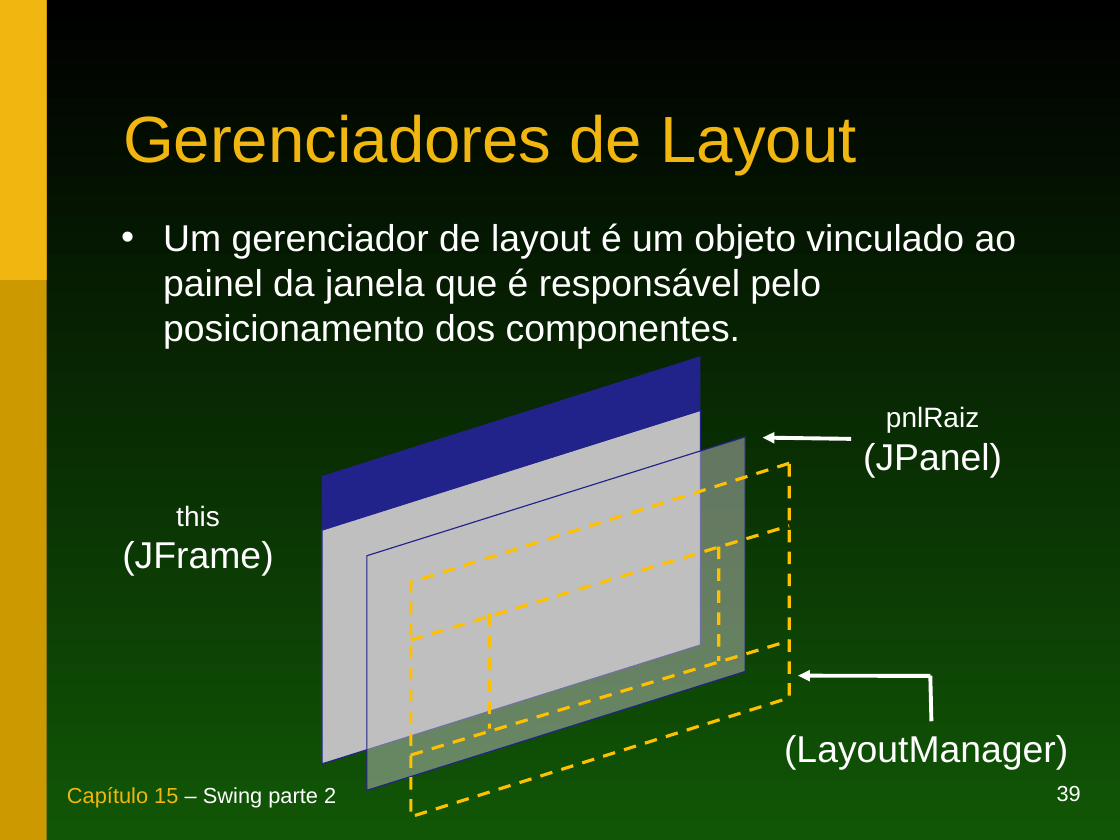
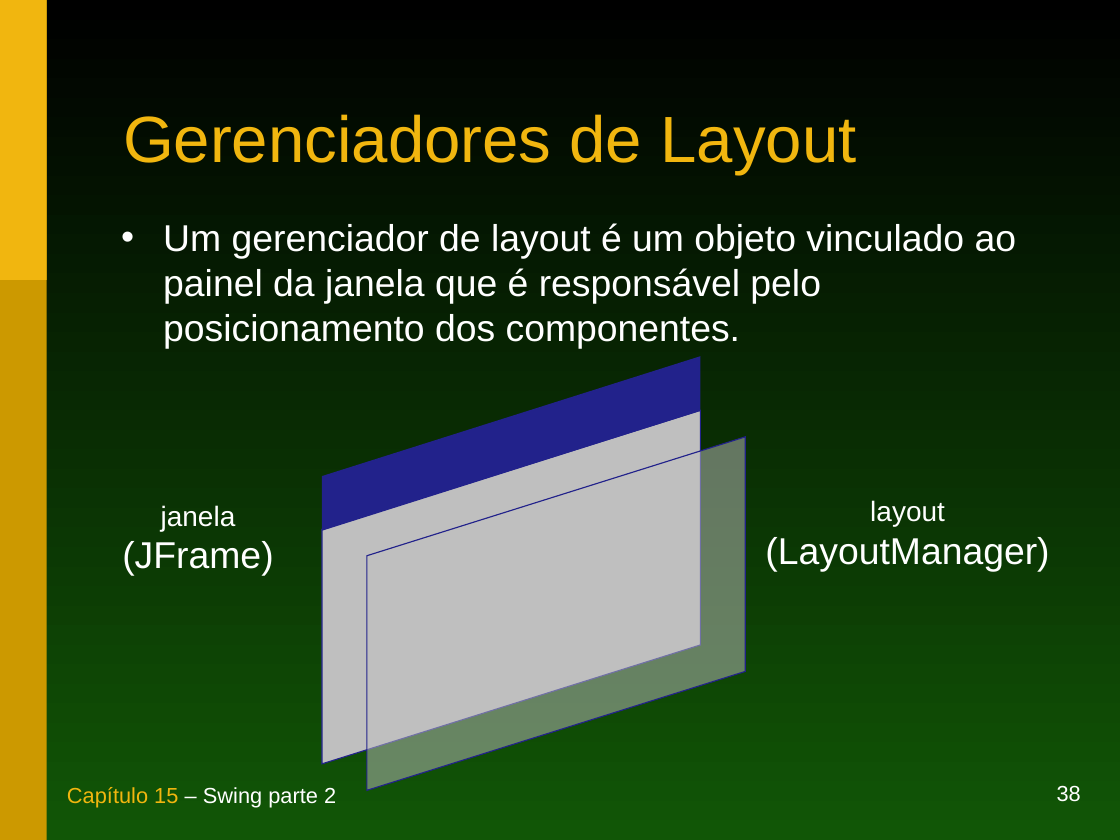
Before and after one commit to duchesqui/slzvieira-training, a slide deck: slide 38 of 1-Java-Programmer-Modulo-I/16.Capitulo15.ppt (slide 39 before the commit). Drawn at 1120x840 pixels with LibreOffice and Linux fonts; fonts in the diff are those of the drawing. Boxes give left, top, right and bottom in pixels: in the first picture for what was removed or moved away, otherwise in the second. Text is boxed around its words. In the diff, an @@ line names an element or a change of style, - is before the commit and + after.

```diff
--- a/1-Java-Programmer-Modulo-I/16.Capitulo15.ppt
+++ b/1-Java-Programmer-Modulo-I/16.Capitulo15.ppt
@@ text removed at [863,406,1002,477] @@
-pnlRaiz
-(JPanel)
@@ arrow removed from (851, 439) to (763, 438) @@
@@ text at [161,505,236,531]: text changed @@
-this
+janela
@@ text "layout": place and size @@
-text "layout" at [784,735,1068,770]
+text "layout" at [765,500,1049,572]
@@ text at [870,500,945,526]: paragraph added @@
+layout
@@ group removed at [411,463,790,816]: 4 lines, 1 parallelogram @@
@@ arrow removed from (931, 676) to (799, 675) @@
@@ line removed from (932, 721) to (931, 675) @@
@@ page number at [1057,785,1081,802]: text changed @@
-39
+38
```
Also in this commit, not shown: 13 other slides changed, 3 slides added, 4 slides removed, 3 other files.
